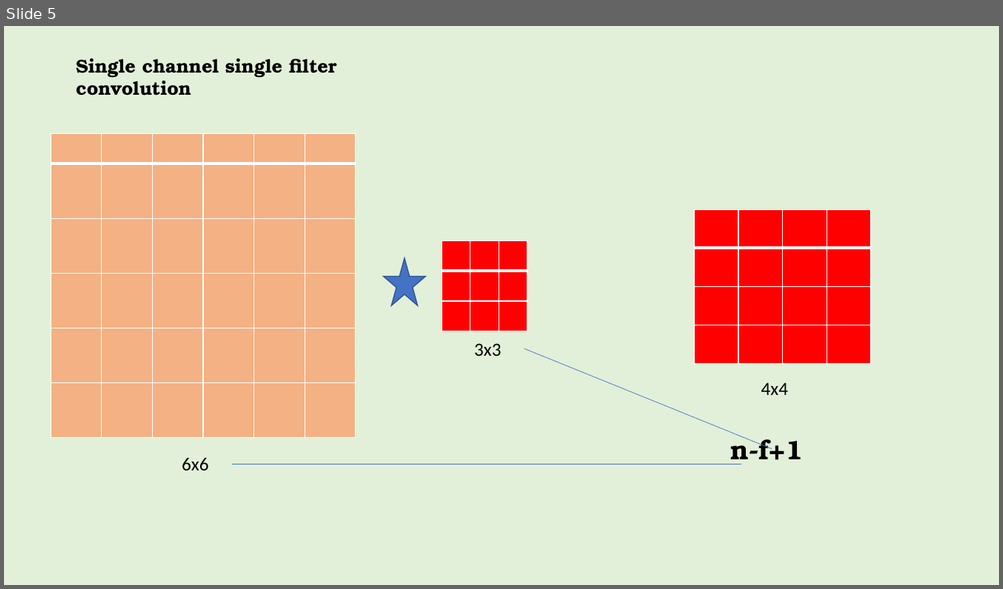
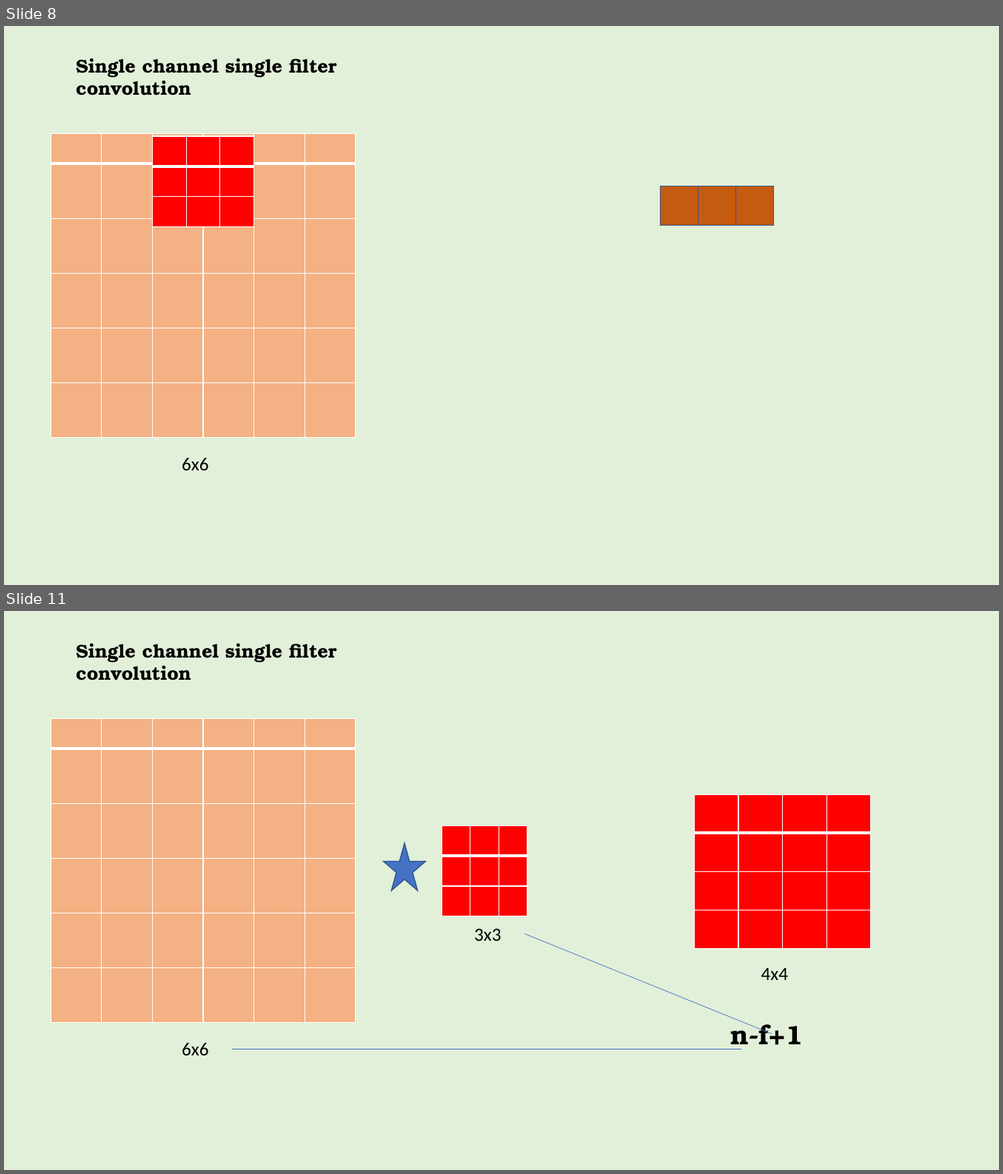
Before and after one commit to keplerlab/AI-Saturday, a slide deck: series2/week4/DeepDiveCNN.pptx. Shown one above the other, each under a label of ours: slide 5 before the commit, slides 8 and 11 after it; the slides between them are not shown. The pictures are 1003x589 and 1003x1174 pixels, drawn with LibreOffice and Linux fonts; fonts in the diff are those of the drawing. Boxes give left, top, right and bottom in pixels: in the first picture for what was removed or moved away, otherwise in the second. Text is boxed around its words. In the diff, an @@ line names an element or a change of style, - is before the commit and + after.

```diff
--- a/series2/week4/DeepDiveCNN.pptx
+++ b/series2/week4/DeepDiveCNN.pptx
@@ slide 8 added at (4,26,999,585), background #E2F0D9 @@
@@ text added at (76,58,337,96), 18 pt, text #000000, bold @@
+Single channel single filter convolution
@@ table added at (51,133,356,437), 6 rows, 6 columns @@
+ |  |  |  |  | 
+ |  |  |  |  | 
+ |  |  |  |  | 
+ |  |  |  |  | 
+ |  |  |  |  | 
+ |  |  |  |  | 
@@ table added at (153,136,253,226), 3 rows, 3 columns @@
+ |  | 
+ |  | 
+ |  | 
@@ rectangle added at (660,187,698,225), fill #C55A11, outline #325491 1 pt @@
@@ rectangle added at (698,187,736,225), fill #C55A11, outline #325491 1 pt @@
@@ rectangle added at (736,187,774,225), fill #C55A11, outline #325491 1 pt @@
@@ text added at (182,458,208,471), 18 pt, text #000000 @@
+6x6
@@ what was slide 5 is now slide 11 @@
```
Also in this commit, not shown: 2 slides changed, 9 other slides added, 2 slides removed, 2 other files.
